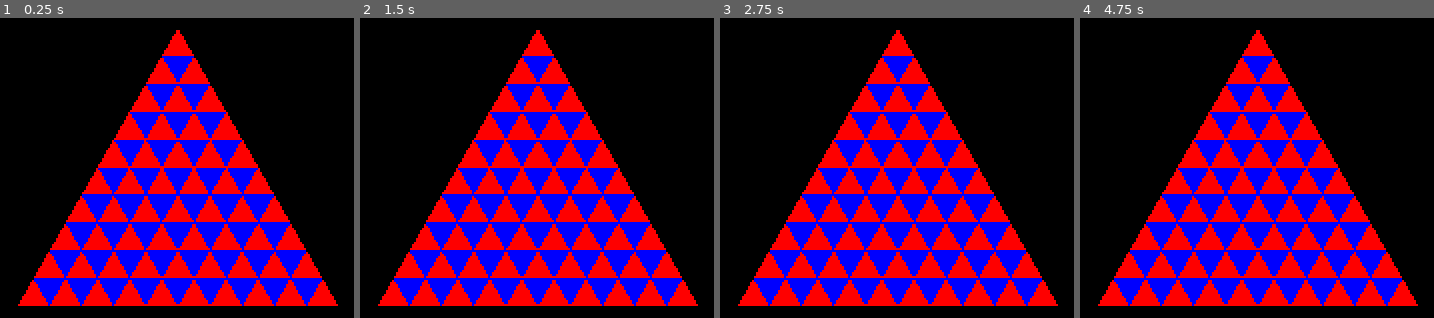
Above: before the commit, frames 1-4 (left to right).
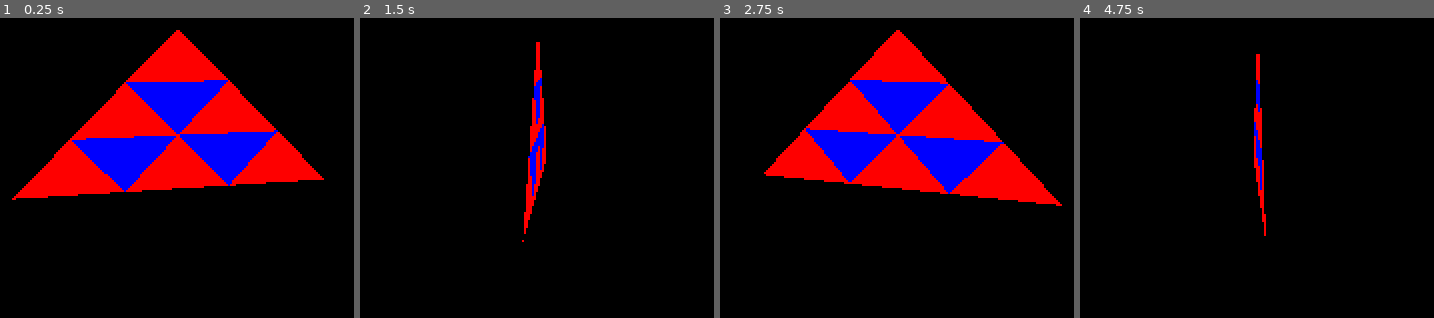
Above: after the commit, the same moments.

Repository: TomiMantyla/sphere
Game: Godot game, scene res://Cube-scene.tscn
The game is run twice, just before and just after one commit, with the same random seed, the same clock (stepped at 60 frames per second) and the same inputs.
Inputs:
- Up to frame 1 (0.25 s): no input
- Up to frame 2 (1.5 s): no input
- Up to frame 3 (2.75 s): no input
- Up to frame 4 (4.75 s): no input

The runs differ from the first frame. In frame 1, 44% of the frame differs, in the area x 3-96%, y 4-96%; in frame 2, 41%; in frame 3, 43%; in frame 4, 42%.

Commit message:
Ikoa ja Tesseä naitetaan.

Diff:
--- a/Cube-scene.tscn
+++ b/Cube-scene.tscn
@@ -25,6 +25,7 @@
 [sub_resource type="SpatialMaterial" id=5]
 vertex_color_use_as_albedo = true
 params_specular_mode = 1
+params_cull_mode = 2
 
 [node name="Spatial" type="Spatial"]
 
--- a/Icosahedron.gd
+++ b/Icosahedron.gd
@@ -59,5 +59,91 @@
 	st.generate_normals()
 	mesh = st.commit()
 
+	var tri = TriTess.new(Vector3(0,1,0), Vector3(1,0,0), Vector3(-1, 0, 0))
+	mesh=tri.get_mesh()
+
 func _process(delta):
 	rotate_y(delta)
+
+class TriTess extends MeshInstance:
+
+	# Member variables
+	#export var side_length = 2.0
+	export(int) var freq = 3
+
+	var top
+	var right
+	var left
+
+	var tri_mesh
+	var vertices = []
+	var st = SurfaceTool.new()
+
+	const hcoff = 0.86602540378
+
+	func meshify():
+		st.begin(Mesh.PRIMITIVE_TRIANGLES)
+		#Ensimmäinen kolmio
+		st.add_color(Color.red)
+		st.add_vertex(vertices[0][0])
+		st.add_vertex(vertices[1][1])
+		st.add_vertex(vertices[1][0])
+		var f = freq+1
+		for i in range(1, freq):
+			for j in range(i+1):
+				#Ensin ylöspäin osoittavat kolmiot
+				st.add_color(Color.red)
+				st.add_vertex(vertices[i][j])
+				st.add_vertex(vertices[i+1][j+1])
+				st.add_vertex(vertices[i+1][j])
+				#Sitten alaspäin osoittavat kolmiot
+			for j in range(i):
+				st.add_color(Color.blue)
+				st.add_vertex(vertices[i][j])
+				st.add_vertex(vertices[i][j+1])
+				st.add_vertex(vertices[i+1][j+1])
+		st.generate_normals()
+		tri_mesh = st.commit()
+
+	func get_mesh():
+		calculate_vertices()
+		return(tri_mesh)
+
+	func _init(v0, v1, v2):
+
+		top = v0
+		right = v2
+		left = v1
+
+	func calculate_vertices():
+
+		print("täällä ollaan!")
+		#var down = Vector3(-0.5*side_length, -1.0*hcoff*side_length, 0.0)
+		#var right = Vector3(side_length, 0.0, 0.0)
+
+		var tl = left - top
+		var r = right - left
+
+		var t_down = tl/freq
+		var t_right = r/freq
+
+		var f = freq+1
+
+		vertices.resize(f)
+		for i in range(f):
+			vertices[i] = []
+			vertices[i].resize(i+1)
+
+		for i in range(f):
+			#print(i)
+			for j in range(i+1):
+				#print("    "+str(j))
+				vertices[i][j]=(i*t_down + j*t_right)
+		#print(vertices)
+		for i in range(f+1):
+			for j in range(i+1):
+				pass
+		meshify()
+
+	#func _process(delta):
+		#rotate_y(delta)
Not shown: 1 places in Cube-scene.tscn that only renumber resources
